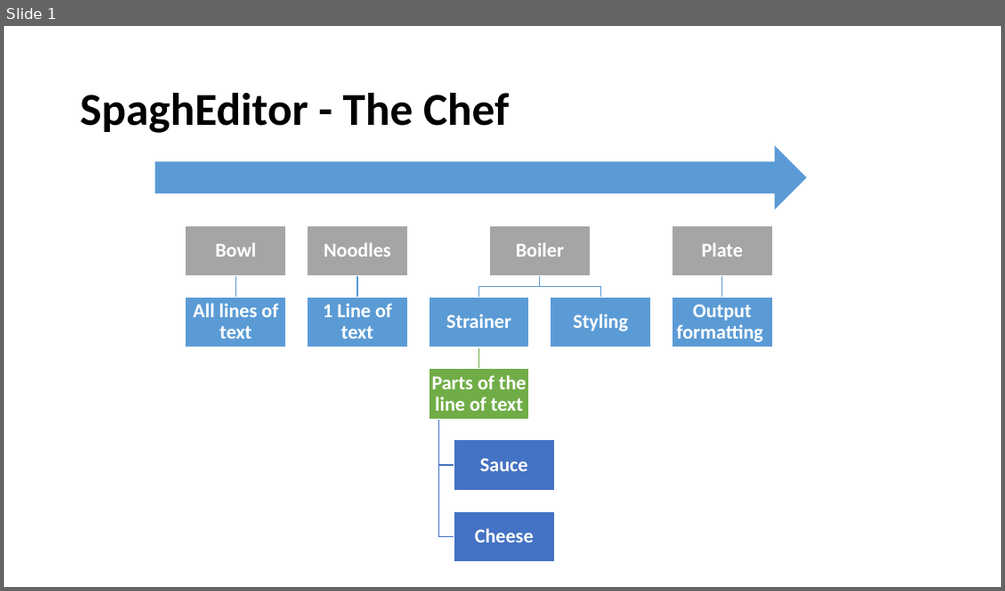
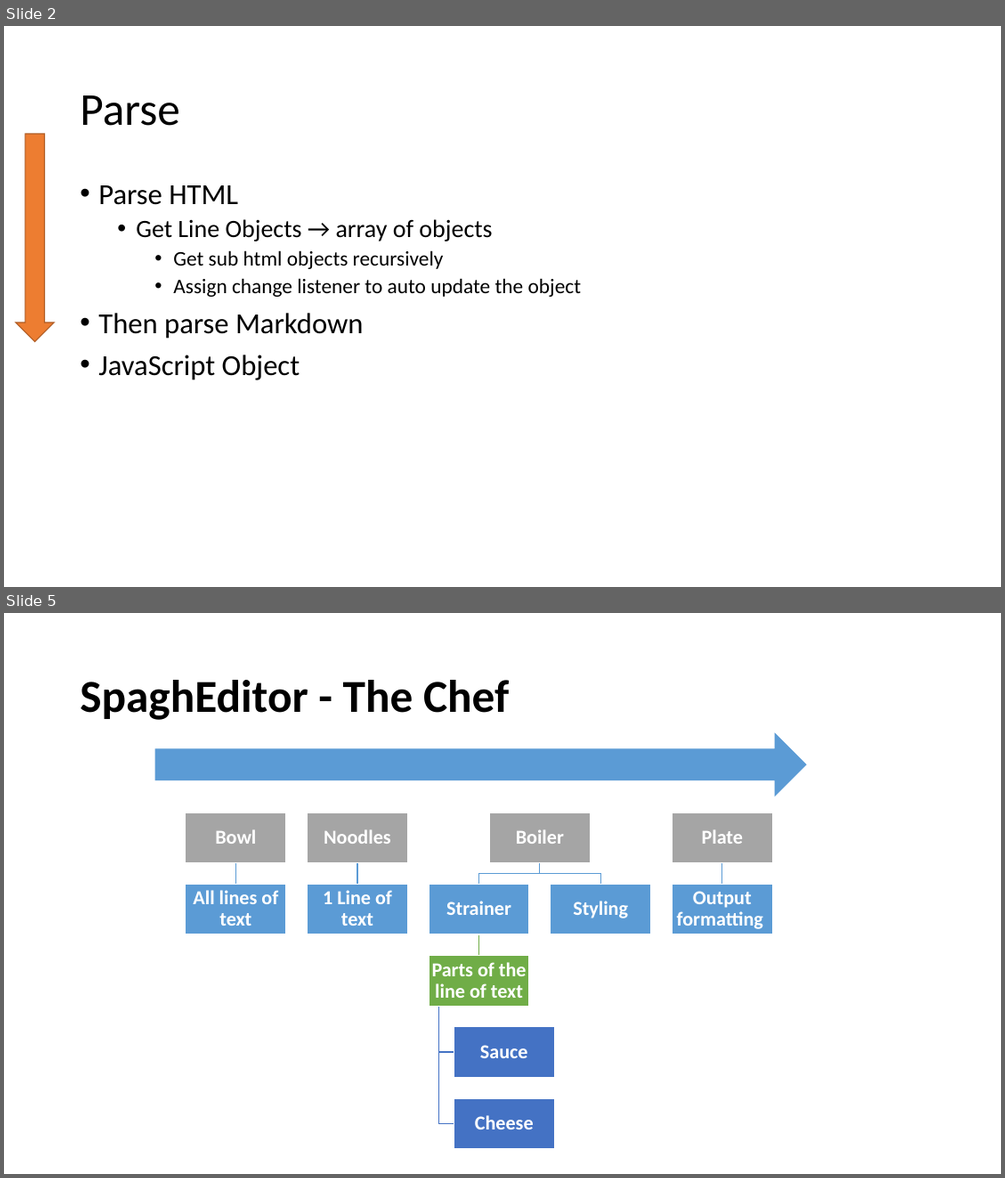
Before and after one commit to ctrachte/SpaghEditor, a slide deck: Process.pptx. Shown one above the other, each under a label of ours: slide 1 before the commit, slides 2 and 5 after it; the slides between them are not shown. The pictures are 1005x591 and 1005x1178 pixels, drawn with LibreOffice and Linux fonts; fonts in the diff are those of the drawing. Boxes give left, top, right and bottom in pixels: in the first picture for what was removed or moved away, otherwise in the second. Text is boxed around its words. In the diff, an @@ line names an element or a change of style, - is before the commit and + after.

Commit message:
WIP
Parse HTML class structure
Debugging
Documentation

```diff
--- a/Process.pptx
+++ b/Process.pptx
@@ slide 2 added at [4, 26, 1001, 587], background #FFFFFF @@
@@ title added at [80, 95, 180, 126], 44 pt, text #000000 @@
+Parse
@@ down arrow added at [16, 134, 54, 342], fill #ED7D31, outline #AF5C24 1 pt @@
@@ text added at [98, 185, 581, 380], 20 pt, text #000000 @@
+• Parse HTML
+  • Get Line Objects → array of objects
+    • Get sub html objects recursively
+    • Assign change listener to auto update the object
+• Then parse Markdown
+• JavaScript Object
@@ what was slide 1 is now slide 5 @@
```
Also in this commit, not shown: 3 other slides added, 4 other files.
